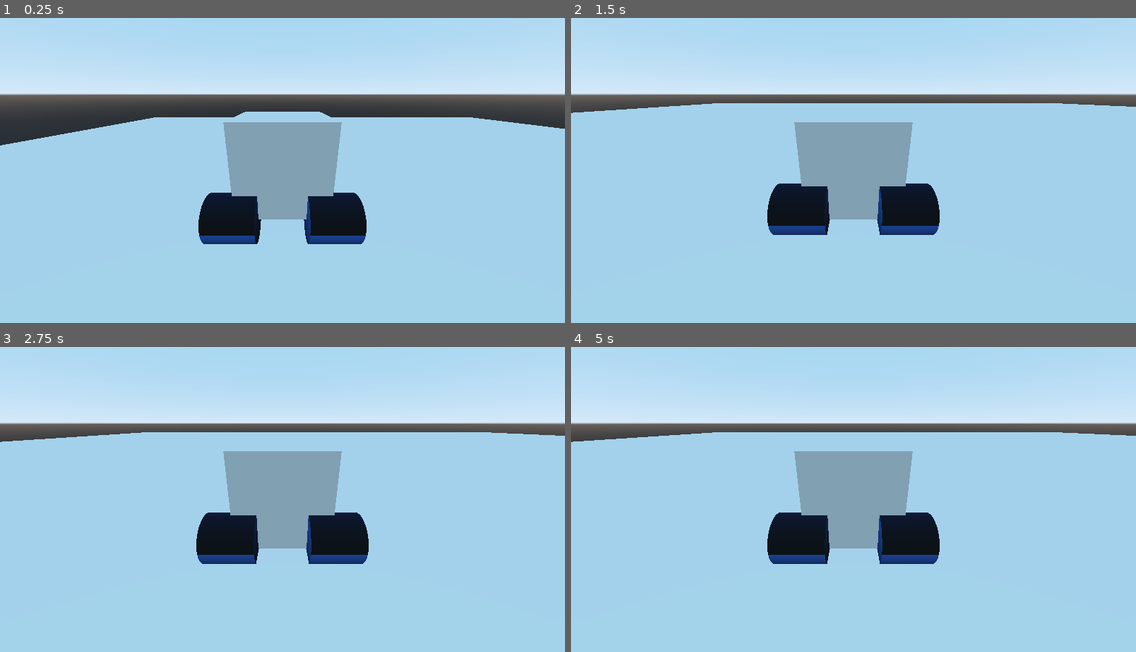
Above: before the commit, frames 1-4 (two rows, left to right).
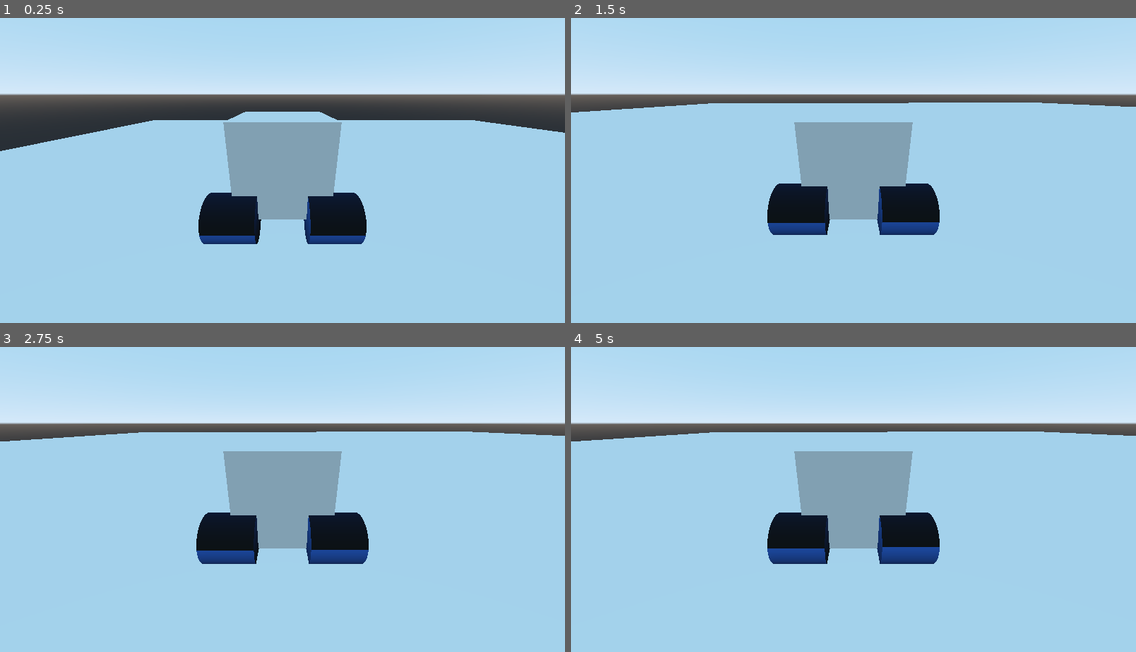
Above: after the commit, the same moments.

Repository: Lurkki14/TorpedoAlliance
Game: Godot game, scene res://Spatial.tscn
The game is run twice, just before and just after one commit, with the same random seed, the same clock (stepped at 60 frames per second) and the same inputs.
Inputs:
- Up to frame 1 (0.25 s): no input
- Up to frame 2 (1.5 s): tap Enter at 0.5 s
- Up to frame 3 (2.75 s): tap Space at 2 s
- Up to frame 4 (5 s): tap Enter at 2.75, 4.25 s; tap Space at 3.5 s

The runs differ from the first frame. In frame 1, 0.9% of the frame differs, in the area x 0-100%, y 32-44%; in frame 2, 0.3%; in frame 3, 0.4%; in frame 4, 0.6%.

Commit message:
Make car heavier and lower center of mass compared to body

Diff:
--- a/Car.tscn
+++ b/Car.tscn
@@ -25,8 +25,7 @@
 [node name="Spatial" type="Spatial"]
 
 [node name="VehicleBody" type="VehicleBody" parent="."]
-transform = Transform( 1, 0, 0, 0, 1, 0, 0, 0, 1, 0.0613096, 1.19456, -0.221572 )
-mass = 8.71633
+transform = Transform( 1, 0, 0, 0, 1, 0, 0, 0, 1, 0.0613096, 0.0295606, -0.221572 )
 physics_material_override = SubResource( 1 )
 continuous_cd = true
 contact_monitor = true
@@ -34,49 +33,57 @@
 script = ExtResource( 1 )
 
 [node name="CollisionShape" type="CollisionShape" parent="VehicleBody"]
-transform = Transform( 0.5, 0, 0, 0, 0.5, 0, 0, 0, 1, -0.062, -0.5, 0 )
+transform = Transform( 0.5, 0, 0, 0, 0.5, 0, 0, 0, 1, -0.062, 1.42965, 0 )
 shape = SubResource( 2 )
 
 [node name="Camera" type="Camera" parent="VehicleBody"]
-transform = Transform( -1, 2.99003e-08, -8.21505e-08, 0, 0.939693, 0.34202, 8.74228e-08, 0.34202, -0.939693, 0, 1, -4 )
+transform = Transform( -1, 2.99003e-08, -8.21506e-08, 0, 0.939693, 0.34202, 8.74228e-08, 0.34202, -0.939693, 0, 2.92965, -4 )
 fov = 86.4004
 
 [node name="MeshInstance" type="MeshInstance" parent="VehicleBody"]
-transform = Transform( 1, 0, 0, 0, 1, 0, 0, 0, 1, 0, -0.443, 0 )
+transform = Transform( 1, 0, 0, 0, 1, 0, 0, 0, 1, 0, 1.48665, 0 )
 mesh = SubResource( 3 )
 material/0 = null
 
 [node name="rearLeft" type="VehicleWheel" parent="VehicleBody"]
-transform = Transform( 1, 0, 0, 0, 1, 0, 0, 0, 1, 1, -1.248, -1 )
+transform = Transform( 1, 0, 0, 0, 1, 0, 0, 0, 1, 1, 0.68165, -1 )
 use_as_traction = true
 use_as_steering = true
+suspension_travel = 1.0
+suspension_stiffness = 5.0
 
 [node name="CSGMesh2" type="CSGMesh" parent="VehicleBody/rearLeft"]
 transform = Transform( -2.18557e-08, -0.5, 0, 0.5, -2.18557e-08, 0, 0, 0, 0.5, 0, 0, 0 )
 mesh = SubResource( 7 )
 
 [node name="frontRight" type="VehicleWheel" parent="VehicleBody"]
-transform = Transform( 1, 0, 0, 0, 1, 0, 0, 0, 1, -1, -1.248, 1 )
+transform = Transform( 1, 0, 0, 0, 1, 0, 0, 0, 1, -1, 0.68165, 1 )
 use_as_traction = true
 use_as_steering = true
+suspension_travel = 1.0
+suspension_stiffness = 5.0
 
 [node name="CSGMesh" type="CSGMesh" parent="VehicleBody/frontRight"]
 transform = Transform( -2.18557e-08, -0.5, 0, 0.5, -2.18557e-08, 0, 0, 0, 0.5, 0, 0, 0 )
 mesh = SubResource( 7 )
 
 [node name="rearRight" type="VehicleWheel" parent="VehicleBody"]
-transform = Transform( 1, 0, 0, 0, 1, 0, 0, 0, 1, -1, -1.248, -1 )
+transform = Transform( 1, 0, 0, 0, 1, 0, 0, 0, 1, -1, 0.68165, -1 )
 use_as_traction = true
 use_as_steering = true
+suspension_travel = 1.0
+suspension_stiffness = 5.0
 
 [node name="CSGMesh2" type="CSGMesh" parent="VehicleBody/rearRight"]
 transform = Transform( -2.18557e-08, -0.5, 0, 0.5, -2.18557e-08, 0, 0, 0, 0.5, 0, 0, 0 )
 mesh = SubResource( 7 )
 
 [node name="frontLeft" type="VehicleWheel" parent="VehicleBody"]
-transform = Transform( 1, 0, 0, 0, 1, 0, 0, 0, 1, 1, -1.248, 1 )
+transform = Transform( 1, 0, 0, 0, 1, 0, 0, 0, 1, 1, -0.526243, 1 )
 use_as_traction = true
+suspension_travel = 1.0
+suspension_stiffness = 5.0
 
 [node name="CSGMesh3" type="CSGMesh" parent="VehicleBody/frontLeft"]
-transform = Transform( -2.18557e-08, -0.5, 0, 0.5, -2.18557e-08, 0, 0, 0, 0.5, 0, 0, 0 )
+transform = Transform( -2.18557e-08, -0.5, 0, 0.5, -2.18557e-08, 0, 0, 0, 0.5, 0, 1.20789, 0 )
 mesh = SubResource( 7 )
--- a/VehicleBody.gd
+++ b/VehicleBody.gd
@@ -8,8 +8,8 @@
 
 func force(event : InputEventKey):
 	match char(event.scancode):
-		"W": return 10
-		"S": return -10
+		"W": return 200
+		"S": return -200
 	return 0
 
 # Called when the node enters the scene tree for the first time.
